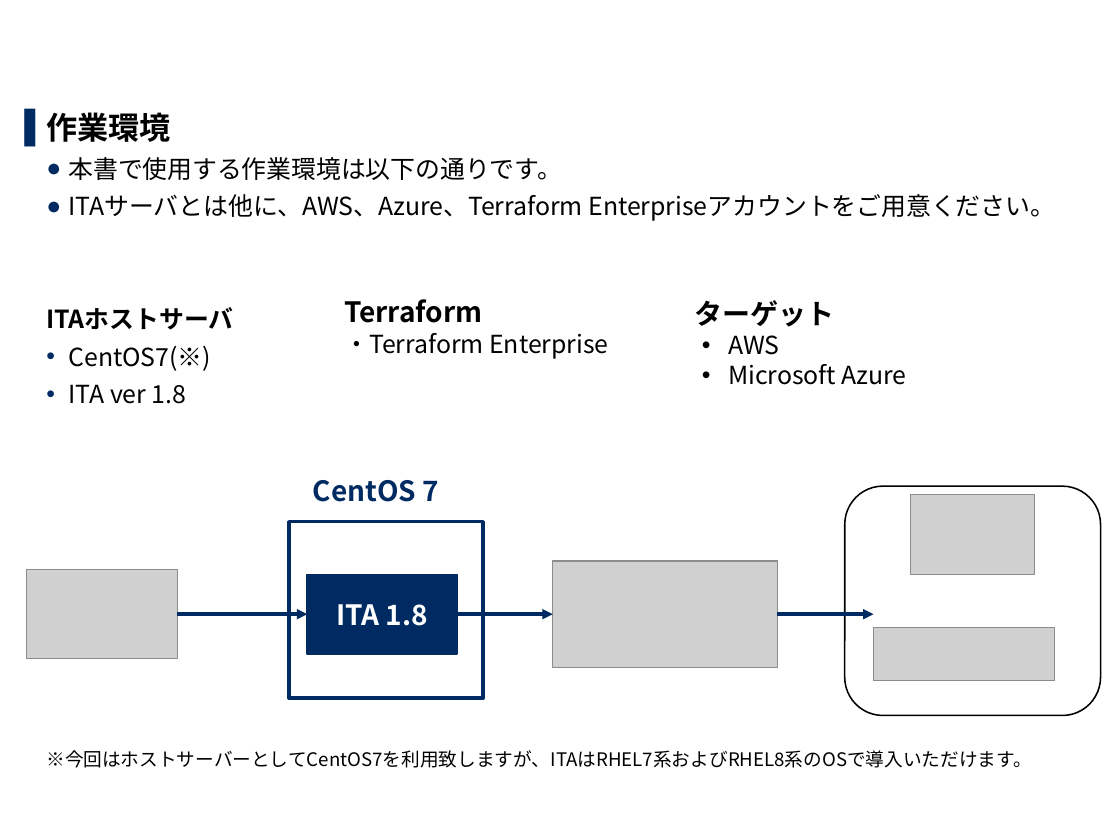
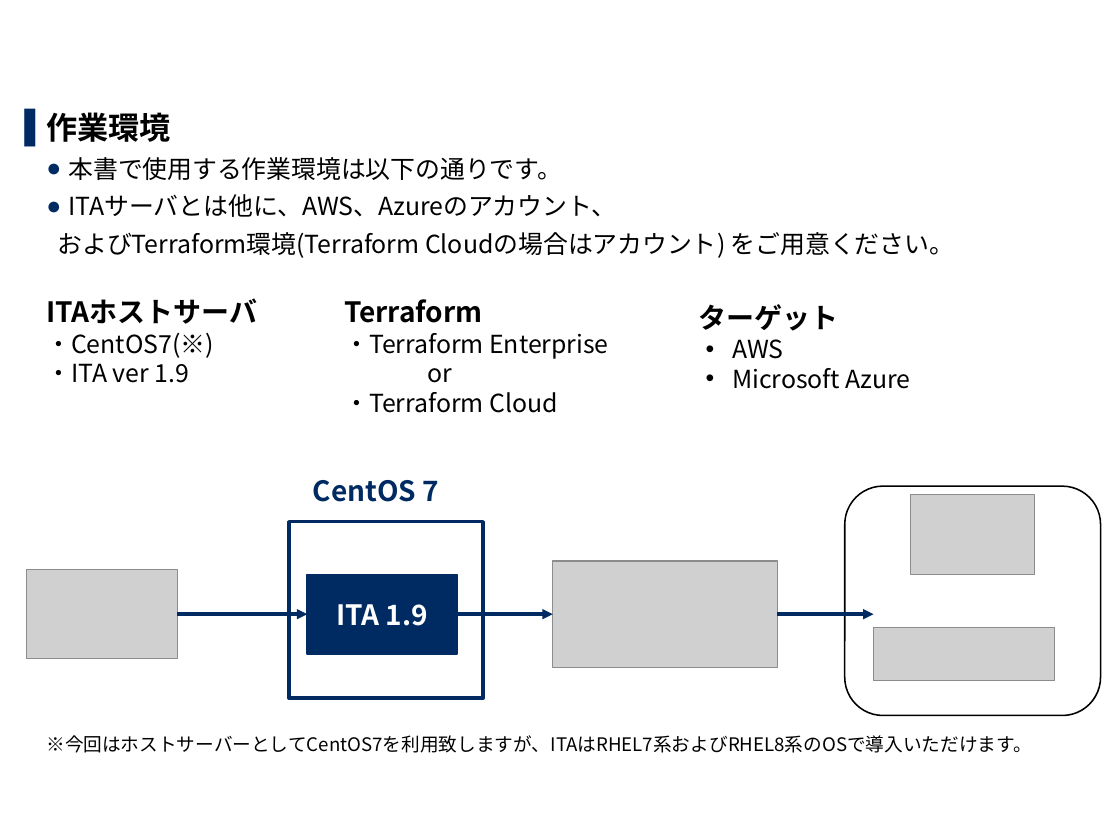
Before and after one commit to exastro-suite/it-automation-docs, a slide deck: slide 5 of asset/Learn_ja/ITA-Terraform-driver-practice_ja.pptx. Drawn at 1120x840 pixels with LibreOffice and Linux fonts; fonts in the diff are those of the drawing; grey boxes stand for pictures; background and template pictures are left out. Boxes give left, top, right and bottom in pixels: in the first picture for what was removed or moved away, otherwise in the second. Text is boxed around its words. In the diff, an @@ line names an element or a change of style, - is before the commit and + after.

```diff
--- a/asset/Learn_ja/ITA-Terraform-driver-practice_ja.pptx
+++ b/asset/Learn_ja/ITA-Terraform-driver-practice_ja.pptx
@@ text at [57, 194, 954, 258]: text changed @@
-  ● ITAサーバとは他に、AWS、Azure、Terraform Enterpriseアカウントをご用意ください。
-  ITAホストサーバ
-  • CentOS7(※)
-  • ITA ver 1.8
+  ● ITAサーバとは他に、AWS、Azureのアカウント、
+  およびTerraform環境(Terraform Cloudの場合はアカウント) をご用意ください。
@@ text added at [46, 298, 257, 383], 16 pt, text #000000 @@
+ITAホストサーバ
+・CentOS7(※)
+・ITA ver 1.9
@@ text "ターゲット": place and size @@
-text "ターゲット" at [694, 300, 907, 385]
+text "ターゲット" at [698, 304, 911, 389]
@@ text at [344, 368, 557, 413]: paragraphs added @@
+or
+・Terraform Cloud
@@ text in rectangle at [336, 604, 428, 626]: text changed @@
-ITA 1.8
+ITA 1.9
```
Also in this commit, not shown: 6 other slides changed, 1 other file.
